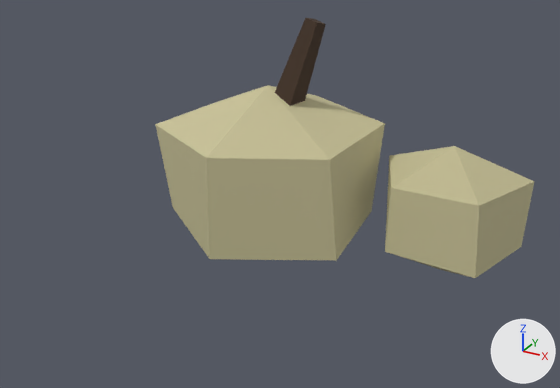
The glTF model art-src/blender/exports/caral/props/caral_gourd_lod1.glb as it was, and as the next commit left it.
One viewpoint serves both versions: a 50 mm camera at (0.432, -0.756, 0.45) aimed at (0.076, -0.109, 0.126). Every picture has the same lights, and +X, +Y and +Z are marked at lower right. The picture after the commit comes second. Vertices at exactly the same position are counted once.

Before the edit, the objects in view are built like this:
```python
me_geo_props_gourd_lod1 = bpy.data.meshes.new('GEO-Props_gourd_LOD1')
me_geo_props_gourd_lod1.from_pydata(...)  # 34 vertices, 56 faces; spans x -0.117..0.296, y -0.132..0.13, z -0.006..0.284
# faces by material slot: [44, 12]
me_geo_props_gourd_lod1.materials.append(mat_mat_arch_plasterwhite)
me_geo_props_gourd_lod1.materials.append(mat_mat_arch_wood)
ob_geo_props_gourd_lod1 = bpy.data.objects.new('GEO-Props_gourd_LOD1', me_geo_props_gourd_lod1)
ob_geo_props_gourd_lod1.location = (0.0, 0.0, 0.0)
```
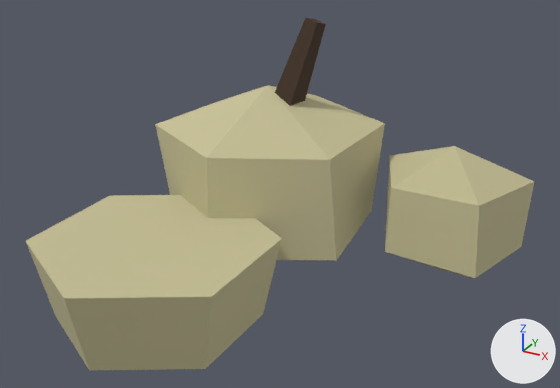
The change, as a list of edits to the scene's bpy script:
```text
Change me_geo_props_gourd_lod1:
    used by ob_geo_props_gourd_lod1; location = (0.0, 0.0, 0.0)
    remove me_geo_props_gourd_lod1.from_pydata(...)  # 34 vertices, 56 faces; spans x -0.117..0.296, y -0.132..0.13, z -0.006..0.284
    add me_geo_props_gourd_lod1.from_pydata(...)  # 46 vertices, 76 faces; spans x -0.133..0.296, y -0.33..0.13, z -0.006..0.284
    me_geo_props_gourd_lod1 part 1: a new loose piece, a 6-sided cut cone along z (radius 0.11 at the low end, 0.13 at the high end) spanning x -0.133..0.093, y -0.33..-0.07, z 0.0..0.09, in mat_mat_arch_plasterwhite
```

What differs and where, as boxes [x1, y1, x2, y2] in the pictures (560 x 388 px):
'GEO-Props_gourd_LOD1', reshaped (34% wider, 35% taller)
    before: [155, 18, 535, 278]
    after: [26, 18, 535, 370]
part 1 of me_geo_props_gourd_lod1, added (beige)
    after: [26, 195, 282, 370]
